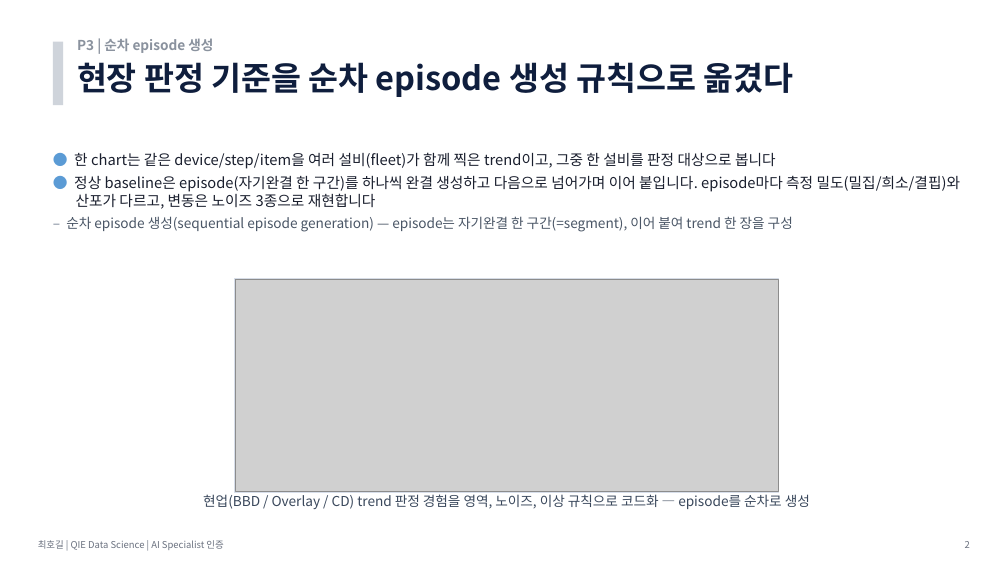
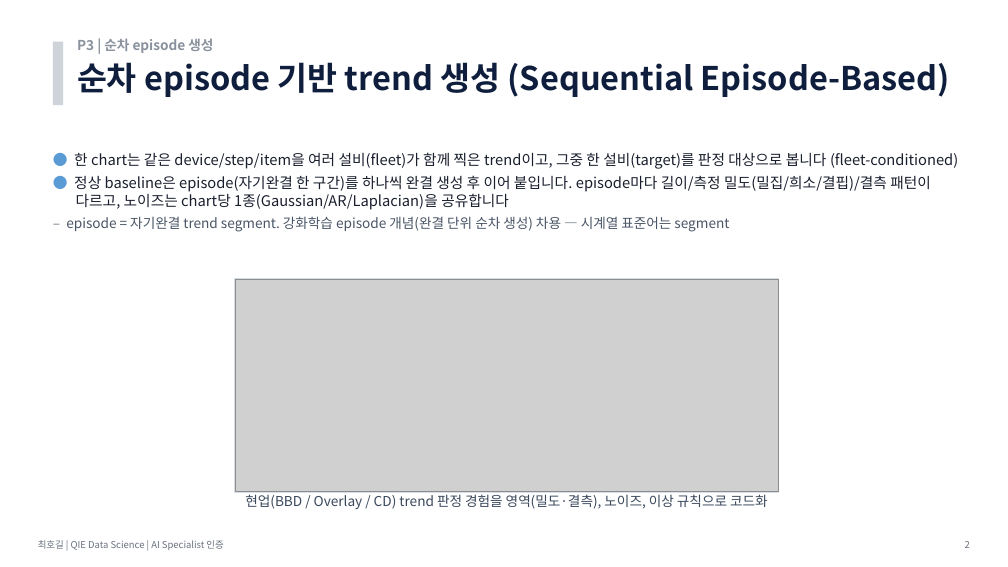
Before and after one commit to hogil/fbm_paper, a slide deck: slide 2 of recommendation/presentation/발표_P3_데이터생성_최호길.pptx. Drawn at 1008x567 pixels with LibreOffice and Linux fonts; fonts in the diff are those of the drawing; grey boxes stand for pictures. Boxes give left, top, right and bottom in pixels: in the first picture for what was removed or moved away, otherwise in the second. Text is boxed around its words. In the diff, an @@ line names an element or a change of style, - is before the commit and + after.

```diff
--- a/recommendation/presentation/발표_P3_데이터생성_최호길.pptx
+++ b/recommendation/presentation/발표_P3_데이터생성_최호길.pptx
@@ text at (x1=77, y1=62, x2=950, y2=97): text changed @@
-현장 판정 기준을 순차 episode 생성 규칙으로 옮겼다
+순차 episode 기반 trend 생성 (Sequential Episode-Based)
@@ text at (x1=66, y1=152, x2=958, y2=232): text changed @@
-● 한 chart는 같은 device/step/item을 여러 설비(fleet)가 함께 찍은 trend이고, 그중 한 설비를 판정 대상으로 봅니다
-● 정상 baseline은 episode(자기완결 한 구간)를 하나씩 완결 생성하고 다음으로 넘어가며 이어 붙입니다. episode마다 측정 밀도(밀집/희소/결핍)와 산포가 다르고, 변동은 노이즈 3종으로 재현합니다
-  – 순차 episode 생성(sequential episode generation) — episode는 자기완결 한 구간(=segment), 이어 붙여 trend 한 장을 구성
+● 한 chart는 같은 device/step/item을 여러 설비(fleet)가 함께 찍은 trend이고, 그중 한 설비(target)를 판정 대상으로 봅니다 (fleet-conditioned)
+● 정상 baseline은 episode(자기완결 한 구간)를 하나씩 완결 생성 후 이어 붙입니다. episode마다 길이/측정 밀도(밀집/희소/결핍)/결측 패턴이 다르고, 노이즈는 chart당 1종(Gaussian/AR/Laplacian)을 공유합니다
+  – episode = 자기완결 trend segment. 강화학습 episode 개념(완결 단위 순차 생성) 차용 — 시계열 표준어는 segment
@@ text at (x1=245, y1=494, x2=768, y2=509): text changed @@
-현업(BBD / Overlay / CD) trend 판정 경험을 영역, 노이즈, 이상 규칙으로 코드화 — episode를 순차로 생성
+현업(BBD / Overlay / CD) trend 판정 경험을 영역(밀도·결측), 노이즈, 이상 규칙으로 코드화
```
Also in this commit, not shown: 1 other slide changed, 1 slide added, 4 other files.
